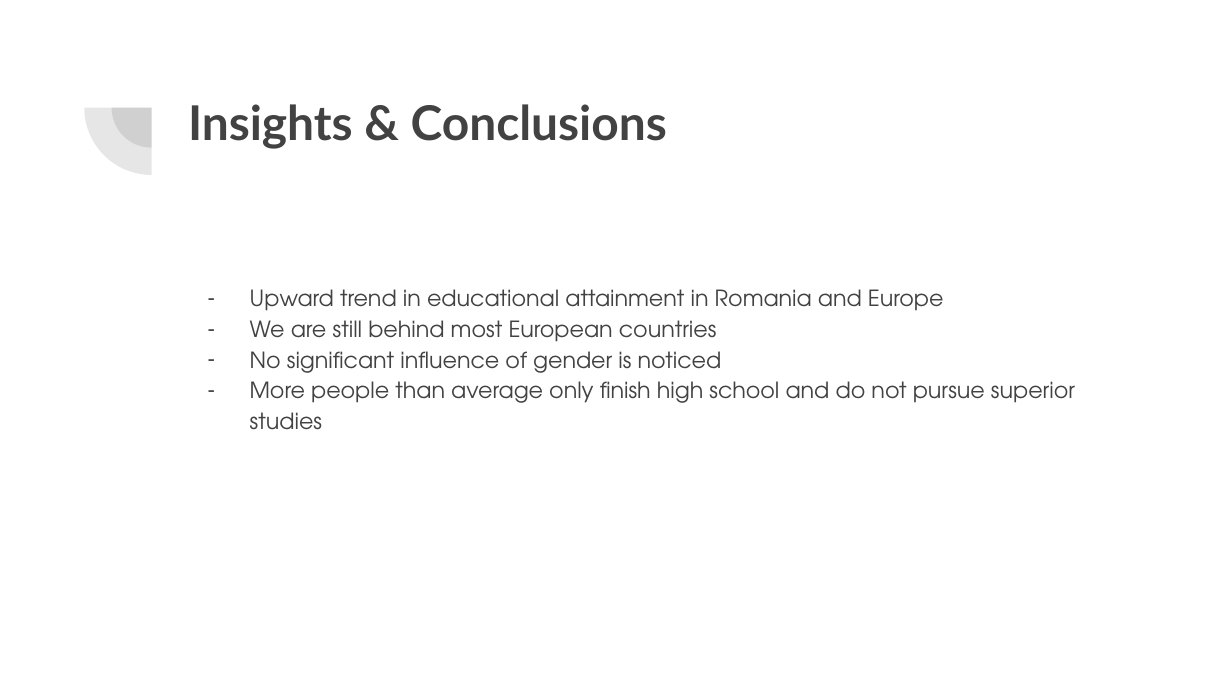
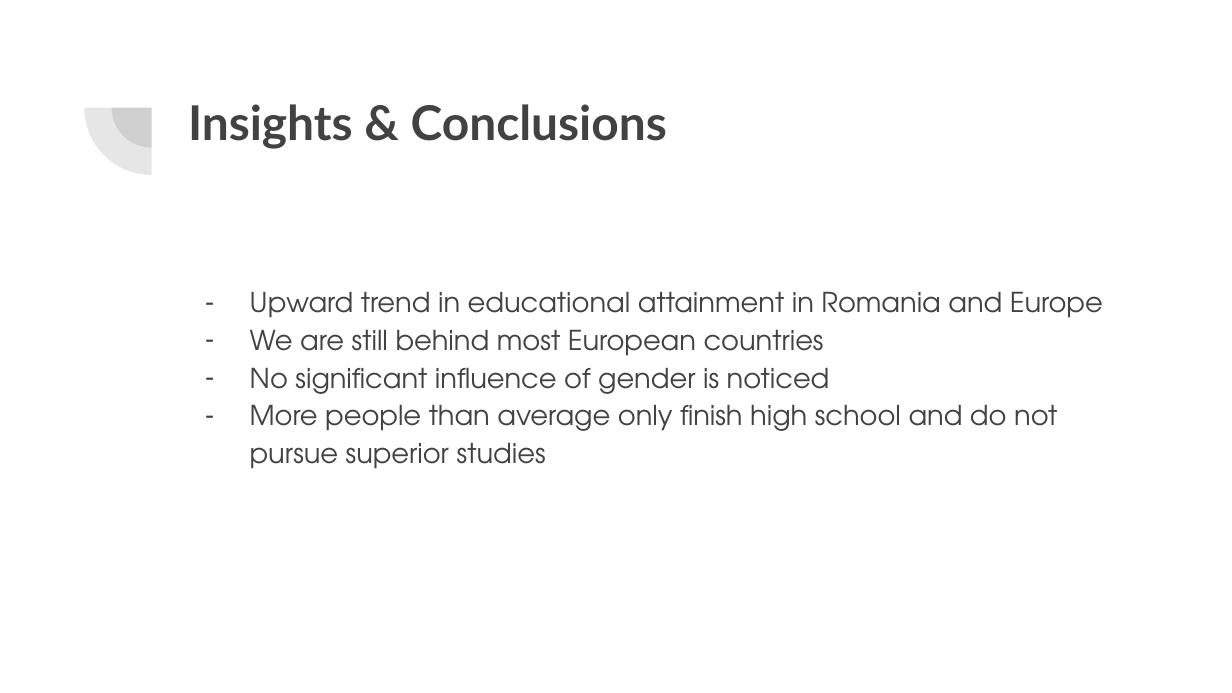
Before and after one commit to mehanix/RoEduAttainment, a slide deck: slide 12 of Presentation.pptx. Drawn at 1232x693 pixels with LibreOffice and Linux fonts; fonts in the diff are those of the drawing. Boxes give left, top, right and bottom in pixels: in the first picture for what was removed or moved away, otherwise in the second. Text is boxed around its words. In the diff, an @@ line names an element or a change of style, - is before the commit and + after.

```diff
--- a/Presentation.pptx
+++ b/Presentation.pptx
@@ text "Upward trend in educational attainment ..." at (250,291,1103,469): size 13 to 16 pt; indent changed @@
```
Also in this commit, not shown: 6 other slides changed, 2 other files.
